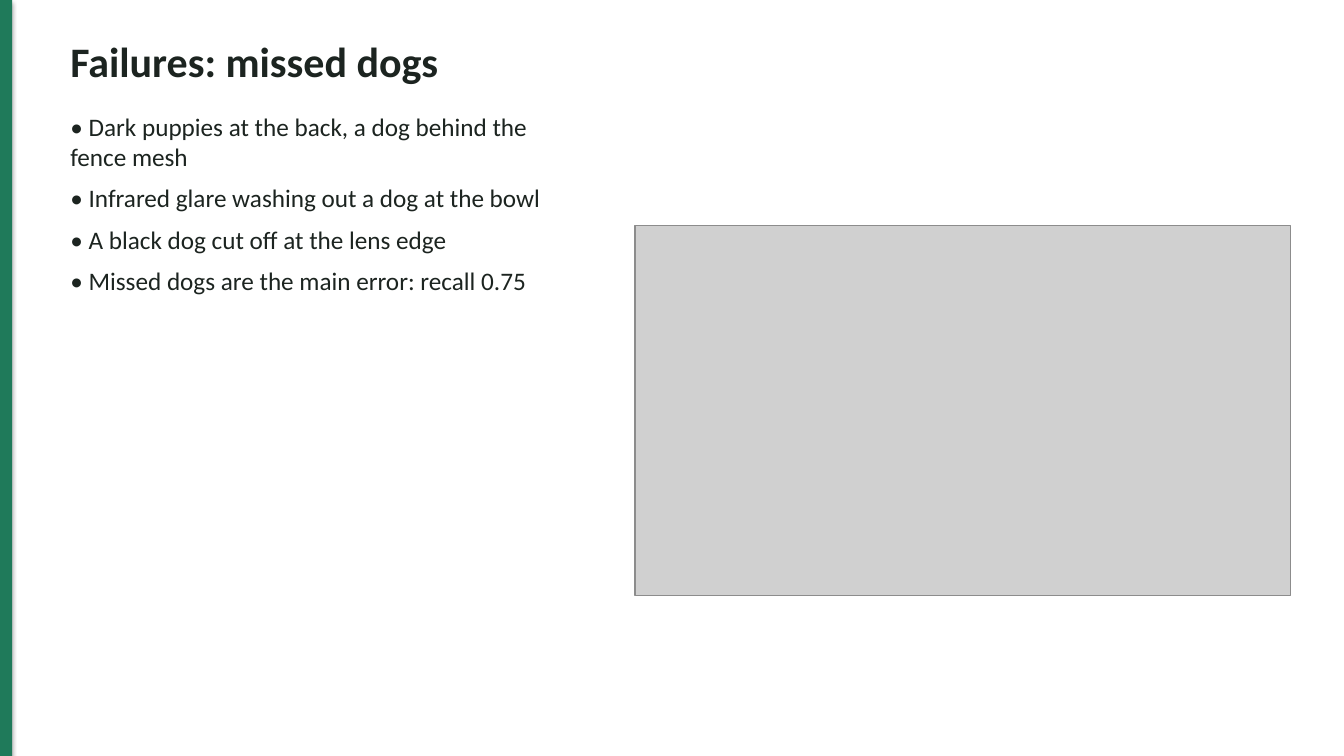
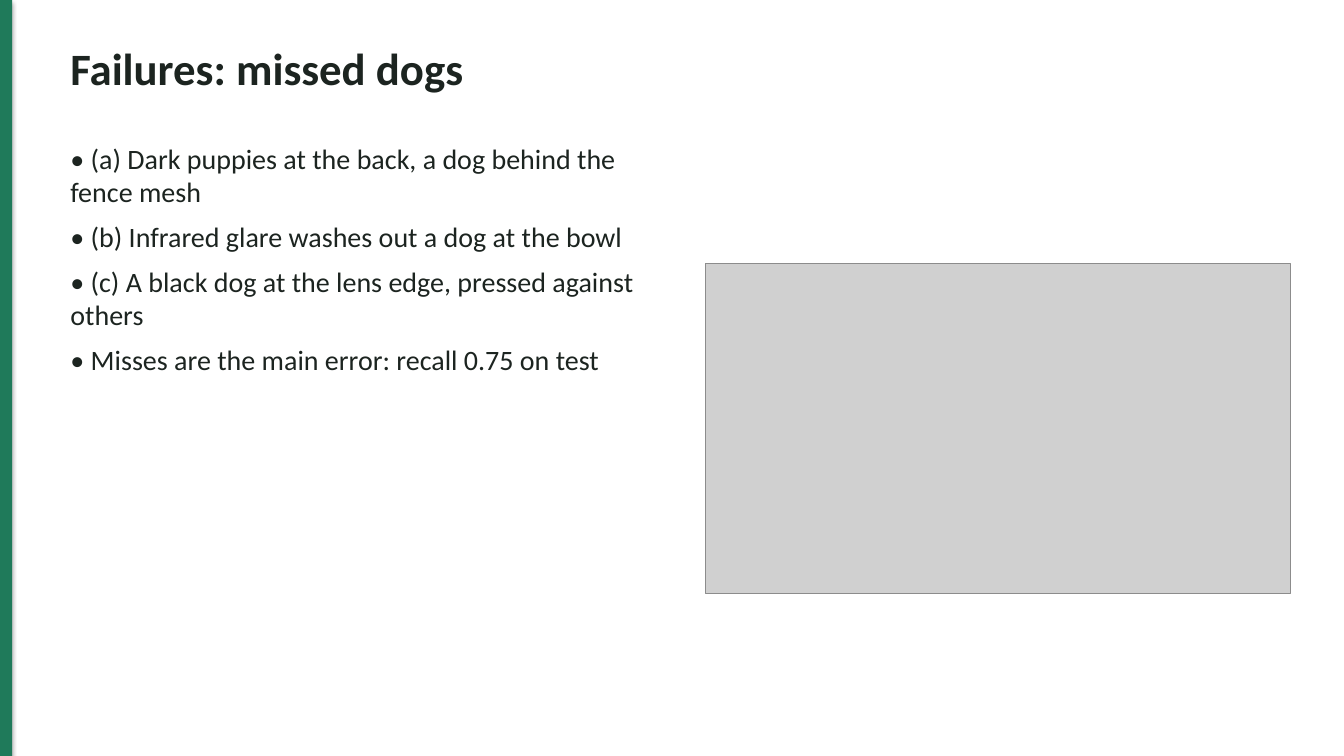
Before and after one commit to Epp-ppE/stray-dog-detection, a slide deck: slide 12 of slides/slides.pptx. Drawn at 1344x756 pixels with LibreOffice and Linux fonts; fonts in the diff are those of the drawing; grey boxes stand for pictures. Boxes give left, top, right and bottom in pixels: in the first picture for what was removed or moved away, otherwise in the second. Text is boxed around its words. In the diff, an @@ line names an element or a change of style, - is before the commit and + after.

Commit message:
Revert "Rebuild presentation from the slide summary: one message per slide, headline numbers, recognition split into design and demo, backup slides"
This reverts commit b0f1ff8ceaad919f2b5e18b7333042bda74a46f3.

```diff
--- a/slides/slides.pptx
+++ b/slides/slides.pptx
@@ text "Failures: missed dogs" at (70, 53, 463, 93): size 30 to 32 pt @@
@@ text at (70, 148, 633, 371): text changed; size 18 to 20 pt @@
-• Dark puppies at the back, a dog behind the fence mesh
-• Infrared glare washing out a dog at the bowl
-• A black dog cut off at the lens edge
-• Missed dogs are the main error: recall 0.75
+• (a) Dark puppies at the back, a dog behind the fence mesh
+• (b) Infrared glare washes out a dog at the bowl
+• (c) A black dog at the lens edge, pressed against others
+• Misses are the main error: recall 0.75 on test
@@ picture: place and size @@
-picture at (635, 226, 1291, 596)
+picture at (706, 263, 1291, 594)
```
Also in this commit, not shown: 12 other slides changed, 3 slides added, 8 slides removed, 4 other files.
